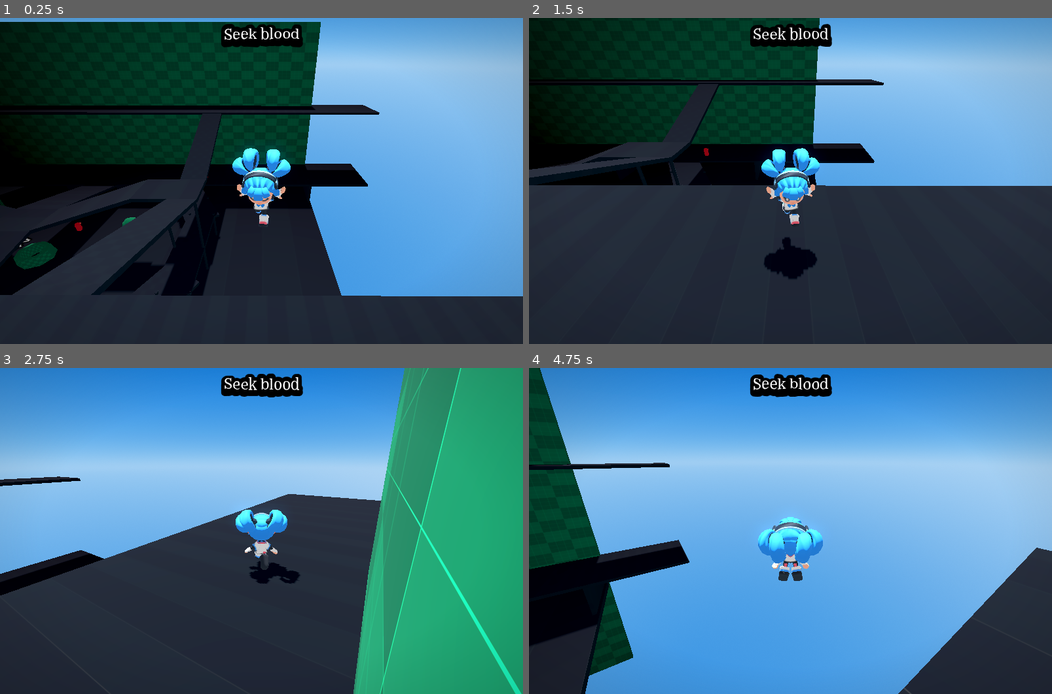
Above: before the commit, frames 1-4 (two rows, left to right).
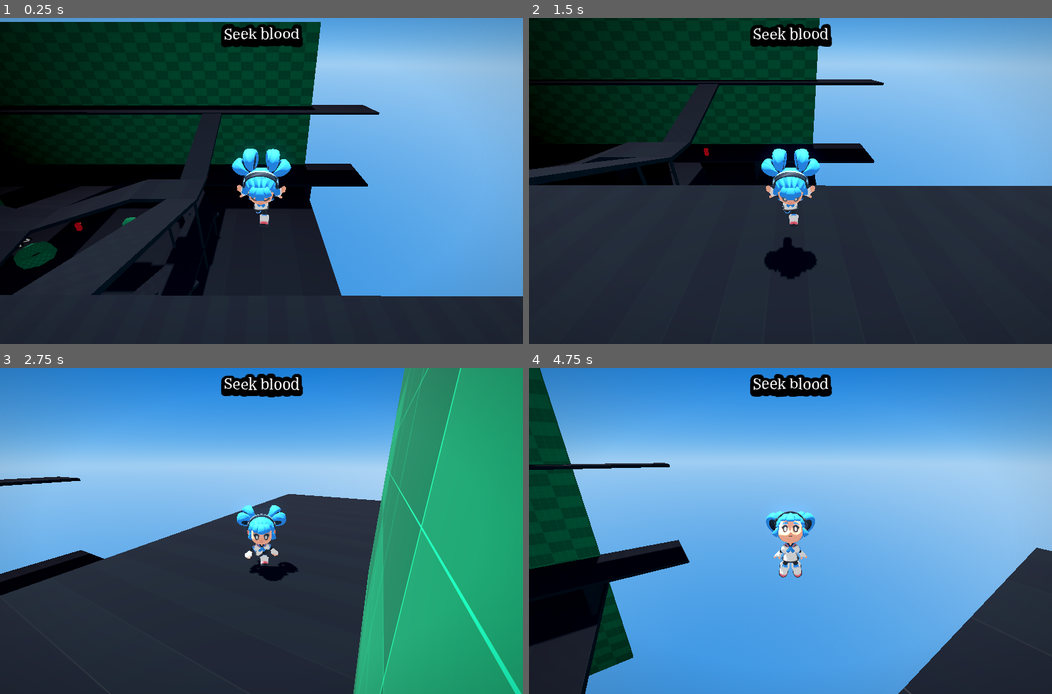
Above: after the commit, the same moments.

Repository: jake6724/no_poly_jam
Game: Godot game, scene res://scenes/TestLevel.tscn
Same seed, same stepped clock (60 frames per second), same inputs: the game is played once before the commit and once after it.
Inputs (mouse positions are in pixels of both pictures, inside the frame that each line leads up to):
- Up to frame 1 (0.25 s): no input
- Up to frame 2 (1.5 s): move the mouse to (905, 164) at 0.52 s; hold D (move_right) 0.53-1.28 s; hold Ctrl (control) 0.53-1.28 s; tap Space (jump) at 0.77 s; move the mouse to (685, 197) at 1.27 s; hold S (move_down) from 1.28 s (still down); click (685, 197) at 1.35 s
- Up to frame 3 (2.75 s): tap Space (jump) at 1.52 s; move the mouse to (271, 524) at 2.02 s; release S (move_down) at 2.03 s; hold W (move_up) from 2.03 s (still down); tap Mouse wheel down (scroll_down) at 2.1 s
- Up to frame 4 (4.75 s): keep holding W (move_up); move the mouse to (785, 537) at 2.77 s; tap Mouse wheel up (scroll_up) at 2.85 s; tap Space (jump) at 3.02, 3.77, 4.52 s; move the mouse to (827, 534) at 3.52 s; tap Shift (sprint) at 3.6 s; move the mouse to (748, 527) at 4.27 s; tap Ctrl (control) at 4.35 s

The runs differ from the first frame. In frame 1, 0.4% of the frame differs, in the area x 44-56%, y 39-64%; in frame 2, 0.6%; in frame 3, 1.1%; in frame 4, 1.7%, in the area x 43-57%, y 43-66%.

Commit message:
Update player

Diff:
--- a/scenes/Player.tscn
+++ b/scenes/Player.tscn
@@ -26,6 +26,7 @@
 _skin = NodePath("SophiaSkin")
 
 [node name="SophiaSkin" parent="." instance=ExtResource("1_p0vlq")]
+transform = Transform3D(1.3113416e-07, 0, 1, 0, 1, 0, -1, 0, 1.3113416e-07, 0, 0, 0)
 
 [node name="GrappleRope" parent="SophiaSkin" instance=ExtResource("3_mdl7e")]
 transform = Transform3D(-1, 0, -8.742278e-08, 0, 1, 0, 8.742278e-08, 0, -1, -5.684342e-14, 0.6414819, 0.35283482)
--- a/scripts/enemies/zombie.gd
+++ b/scripts/enemies/zombie.gd
@@ -38,8 +38,6 @@
 	# Configure SightArea
 	sight_area_player.body_entered.connect(on_body_entered_sight_area_player)
 	sight_area_player.body_exited.connect(on_body_exited_sight_area_player)
-
-
 
 	# Configure Chasing
 	chase_area.body_exited.connect(on_chase_area_body_exited)
--- a/scripts/player/player.gd
+++ b/scripts/player/player.gd
@@ -145,33 +145,25 @@
 	if prev_is_on_floor != is_on_floor() and not is_on_floor():
 		coyote_jump_timer.start(jump_coyote_time)
 
-	# Stair step up
 	stair_step_up()
-
 	move_and_slide()
-
-	# Stair step down
 	stair_step_down()
-
-	# print("Floot normal: ", get_floor_angle())
 
 	# Handle sliding
 	prev_floor_angle = get_floor_angle()
-	# print(prev_floor_angle)
 	if prev_floor_angle == 0.0:
-		# is_sliding = false
 		acceleration = 70.0
-	print("Velocity.y: ", velocity.y)
+
+	# Stop slide if moving up
 	if get_real_velocity().y >= 0:
-		print("Stop slide")
 		acceleration = 70.0
 
 	# Ensure that character look direction does not update when there is no input
-	if move_direction.length() > MOVE_DIRECTION_THRESHOLD:
-		_last_movement_direction = move_direction
-
-	var target_angle: float = Vector3.BACK.signed_angle_to(_last_movement_direction, Vector3.UP)
-	_skin.global_rotation.y = lerp_angle(_skin.global_rotation.y, target_angle, rotation_speed * delta)
+	# if move_direction.length() > MOVE_DIRECTION_THRESHOLD:
+	# 	_last_movement_direction = move_direction
+
+	# var target_angle: float = Vector3.BACK.signed_angle_to(_last_movement_direction, Vector3.UP)
+	_skin.global_rotation.y = lerp_angle(_skin.global_rotation.y, _camera.global_rotation.y, rotation_speed * delta)
 
 	# Animate
 	if not is_on_floor() and velocity.y <= 0:
@@ -204,8 +196,6 @@
 
 	# If we're falling from a step
 	if velocity.y <= 0 and was_grounded:
-		# _debug_stair_step_down("SSD_ENTER", null)													## DEBUG
-
 		# Initialize body test variables
 		var body_test_result = PhysicsTestMotionResult3D.new()
 		var body_test_params = PhysicsTestMotionParameters3D.new()
@@ -219,7 +209,6 @@
 			position.y += body_test_result.get_travel().y
 			apply_floor_snap()
 			is_grounded = true
-			# _debug_stair_step_down("SSD_APPLIED", body_test_result.get_travel().y)					## DEBUG
 
 func stair_step_up():
 	if move_direction == Vector3.ZERO:
